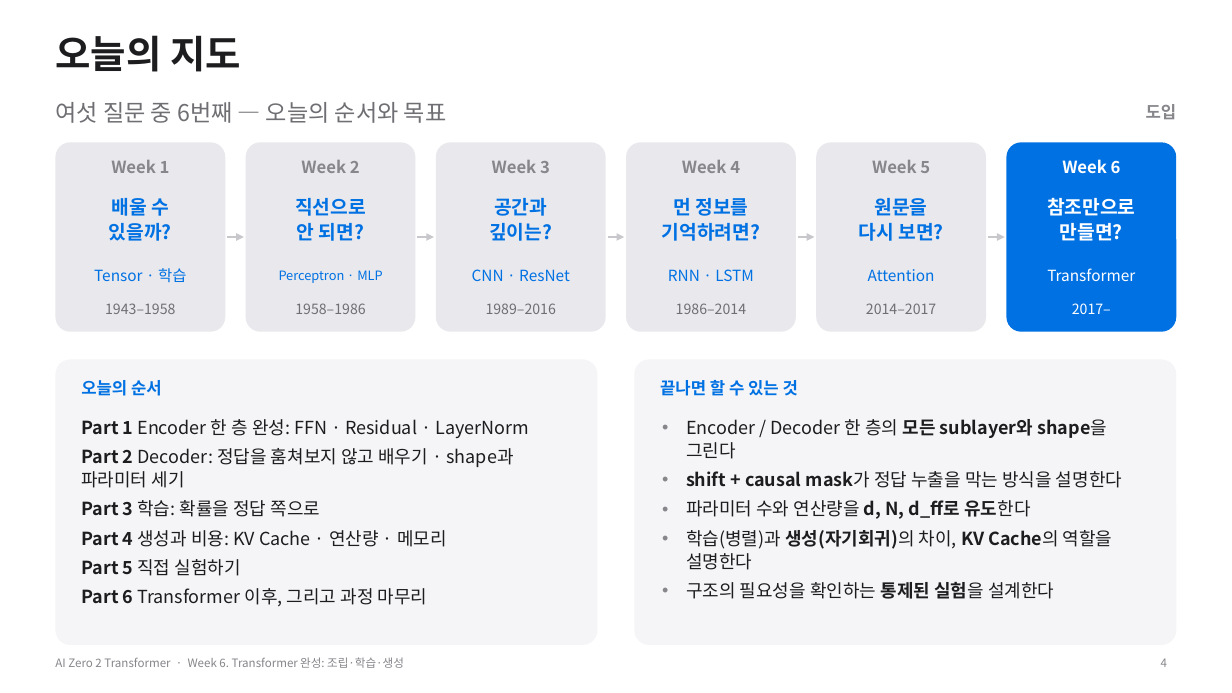
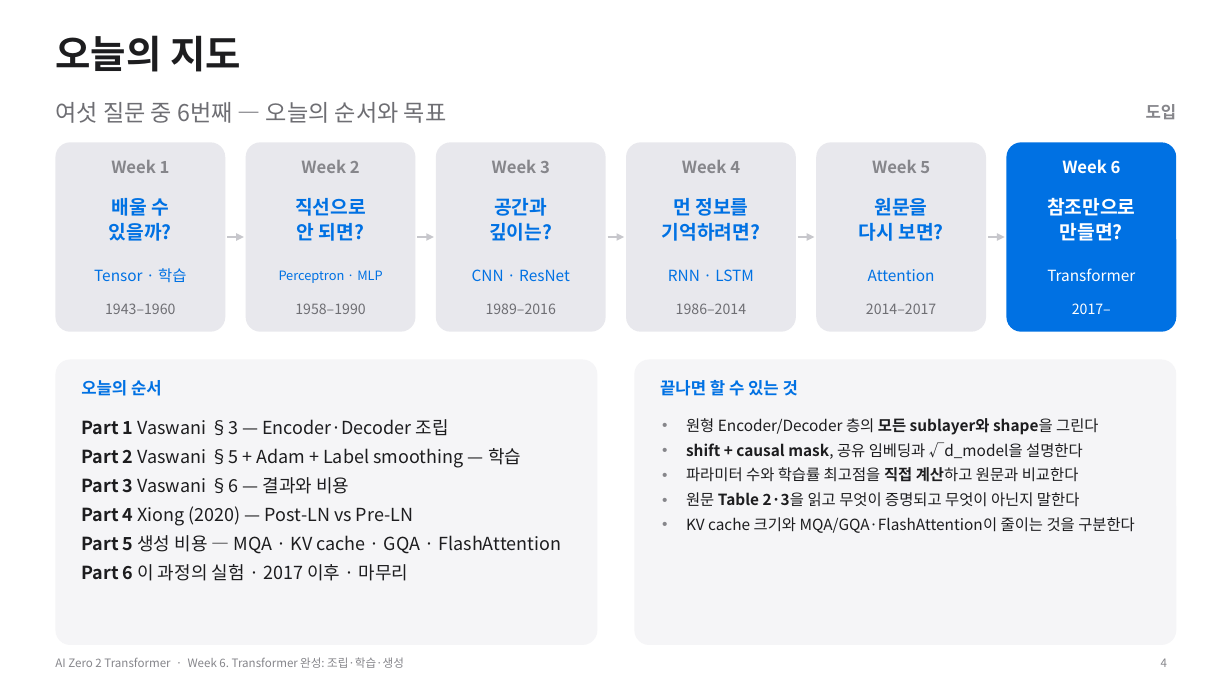
Before and after one commit to myunhh/AI-Zero-2-Transformers, a slide deck: slide 4 of lectures/week06_transformer_complete.pptx. Drawn at 1232x693 pixels with LibreOffice and Linux fonts; fonts in the diff are those of the drawing. Boxes give left, top, right and bottom in pixels: in the first picture for what was removed or moved away, otherwise in the second. Text is boxed around its words. In the diff, an @@ line names an element or a change of style, - is before the commit and + after.

```diff
--- a/lectures/week06_transformer_complete.pptx
+++ b/lectures/week06_transformer_complete.pptx
@@ text at (105, 303, 175, 314): text changed @@
-1943–1958
+1943–1960
@@ text at (295, 303, 365, 314): text changed @@
-1958–1986
+1958–1990
@@ text at (81, 419, 561, 581): text changed @@
-Part 1 Encoder 한 층 완성: FFN · Residual · LayerNorm
-Part 2 Decoder: 정답을 훔쳐보지 않고 배우기 · shape과 파라미터 세기
-Part 3 학습: 확률을 정답 쪽으로
-Part 4 생성과 비용: KV Cache · 연산량 · 메모리
-Part 5 직접 실험하기
-Part 6 Transformer 이후, 그리고 과정 마무리
+Part 1 Vaswani §3 — Encoder·Decoder 조립
+Part 2 Vaswani §5 + Adam + Label smoothing — 학습
+Part 3 Vaswani §6 — 결과와 비용
+Part 4 Xiong (2020) — Post-LN vs Pre-LN
+Part 5 생성 비용 — MQA · KV cache · GQA · FlashAttention
+Part 6 이 과정의 실험 · 2017 이후 · 마무리
@@ text at (686, 418, 1135, 533): text changed; size 14 to 12 pt @@
-• Encoder / Decoder 한 층의 모든 sublayer와 shape을 그린다
-• shift + causal mask가 정답 누출을 막는 방식을 설명한다
-• 파라미터 수와 연산량을 d, N, d_ff로 유도한다
-• 학습(병렬)과 생성(자기회귀)의 차이, KV Cache의 역할을 설명한다
-• 구조의 필요성을 확인하는 통제된 실험을 설계한다
+• 원형 Encoder/Decoder 층의 모든 sublayer와 shape을 그린다
+• shift + causal mask, 공유 임베딩과 √d_model을 설명한다
+• 파라미터 수와 학습률 최고점을 직접 계산하고 원문과 비교한다
+• 원문 Table 2·3을 읽고 무엇이 증명되고 무엇이 아닌지 말한다
+• KV cache 크기와 MQA/GQA·FlashAttention이 줄이는 것을 구분한다
```
Also in this commit, not shown: 27 other slides changed, 24 slides added, 18 slides removed, 11 other files.
